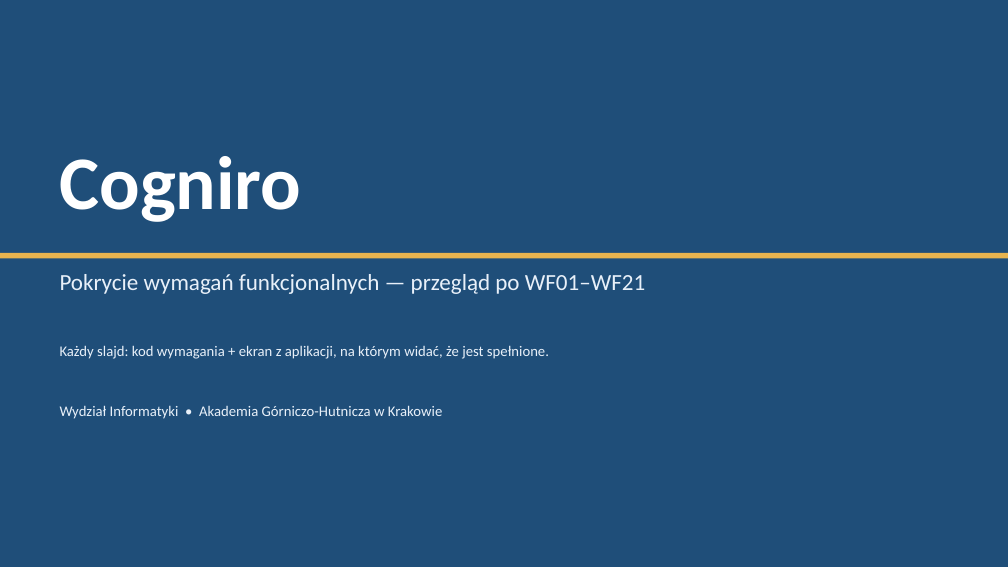
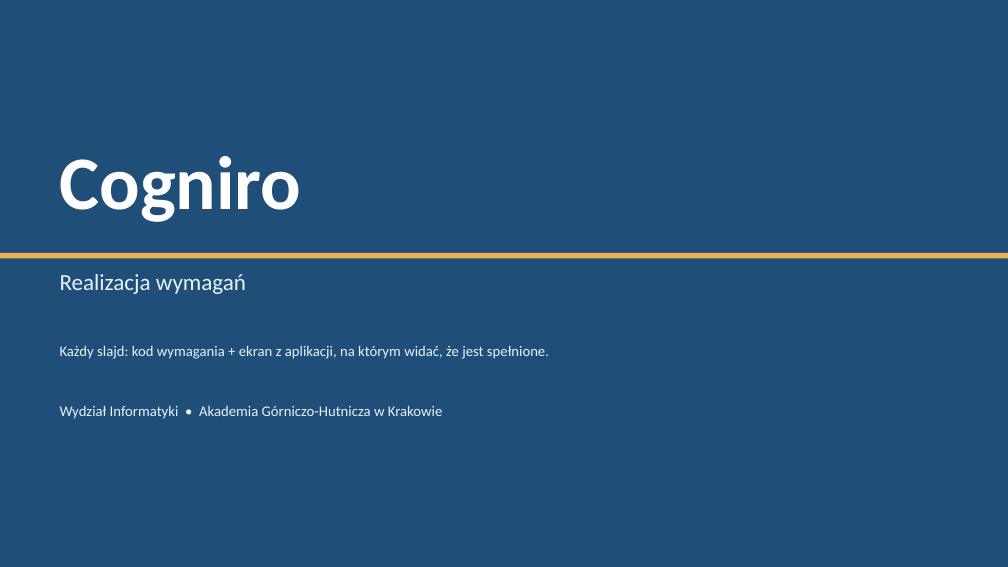
Before and after one commit to rdest-devs/cogniro, a slide deck: slide 1 of docs/cogniro-requirements.pptx. Drawn at 1008x567 pixels with LibreOffice and Linux fonts; fonts in the diff are those of the drawing. Boxes give left, top, right and bottom in pixels: in the first picture for what was removed or moved away, otherwise in the second. Text is boxed around its words. In the diff, an @@ line names an element or a change of style, - is before the commit and + after.

```diff
--- a/docs/cogniro-requirements.pptx
+++ b/docs/cogniro-requirements.pptx
@@ text at (60,274,246,294): text changed @@
-Pokrycie wymagań funkcjonalnych — przegląd po WF01–WF21
+Realizacja wymagań
```
Also in this commit, not shown: 18 other slides changed, 2 slides removed, 1 other file.
